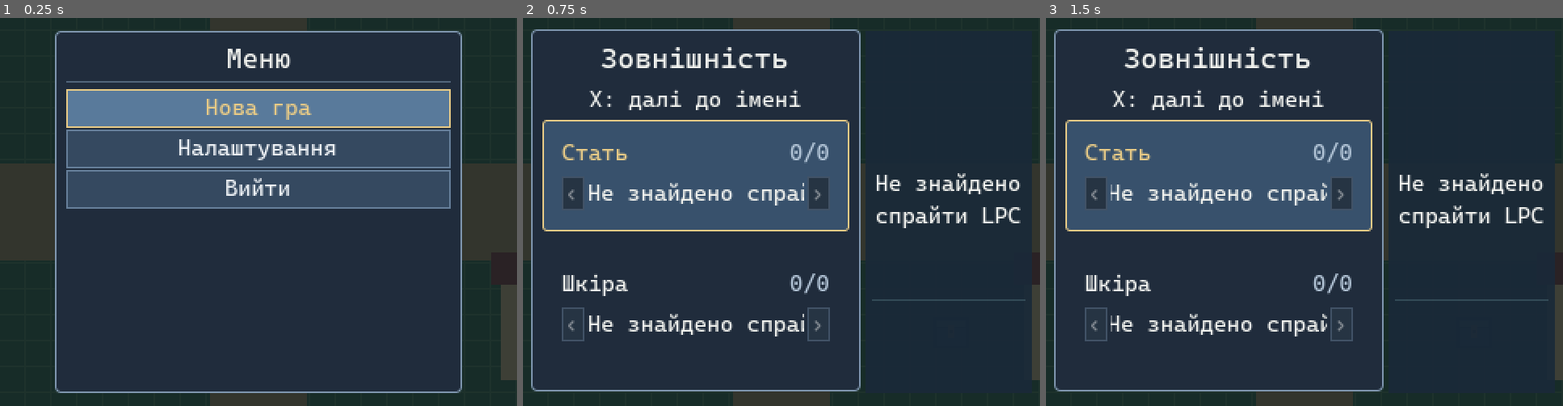
Above: before the commit, frames 1-3 (left to right).
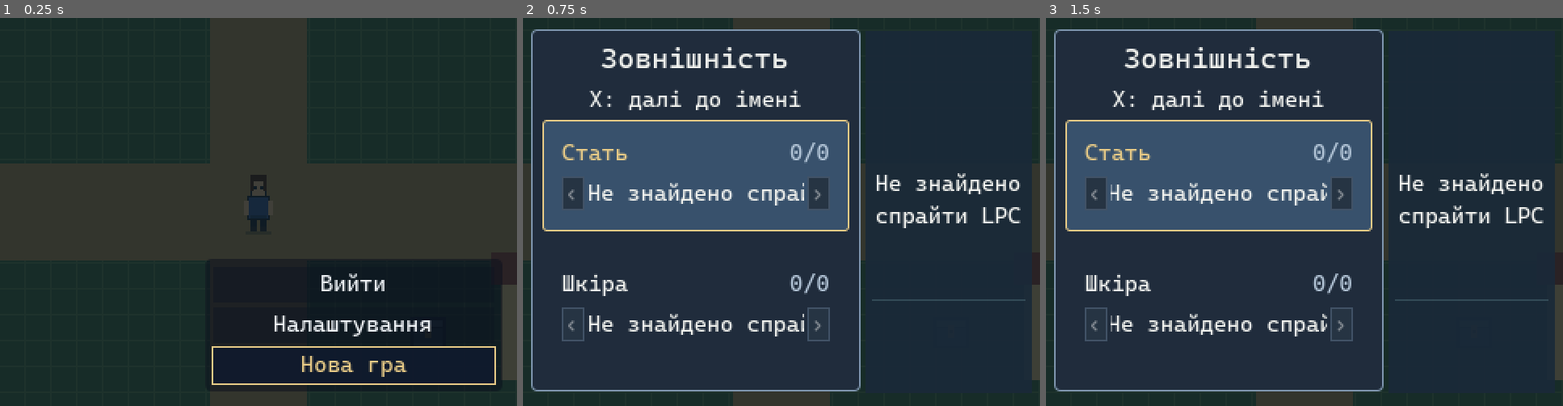
Above: after the commit, the same moments.

Repository: PylSerg/skyval-godot
Game: Godot game, scene res://prototype/camera_test.tscn
Same seed, same stepped clock (60 frames per second), same inputs: the game is played once before the commit and once after it.
Inputs (mouse positions are in pixels of both pictures, inside the frame that each line leads up to):
- Up to frame 1 (0.25 s): no input
- Up to frame 2 (0.75 s): click "Нова гра" at 0.5 s
- Up to frame 3 (1.5 s): tap Enter at 1.25 s; move the mouse to (1418, 192) at 1.27 s; click (1418, 192) at 1.42 s

The runs differ from the first frame. In frame 1, 35% of the frame differs, in the area x 10-98%, y 3-97%; in frame 2, nothing differs; in frame 3, nothing differs.

Commit message:
Render illustrated 320x240 title screen and reverse title menu vertical order

Diff:
--- a/ui/game_menu.gd
+++ b/ui/game_menu.gd
@@ -7,6 +7,10 @@
 const SaveStoreScript = preload("res://game/save_store.gd")
 const NameEntryScript = preload("res://ui/name_entry.gd")
 const FONT_PATH := "res://assets/fonts/CascadiaMono-Regular.ttf"
+const TITLE_IMAGE_PATH := "res://assets/ui/title_background.jpg"
+const TITLE_MENU_WIDTH := 184.0
+const TITLE_BUTTON_HEIGHT := 24.0
+const TITLE_BUTTON_GAP := 1.0
 const MIN_UI_FONT_SIZE := 14
 const ACTIVE_HIGHLIGHT := Color("#e7ca86")
 const NAV_DEBOUNCE_MS := 100
@@ -41,6 +45,12 @@
 var _save_store: RefCounted
 var _name_entry: CanvasLayer
 var _root: Control
+var _title_image: TextureRect
+var _shade: ColorRect
+var _panel: PanelContainer
+var _panel_style: StyleBoxFlat
+var _title_panel_style: StyleBoxFlat
+var _divider: ColorRect
 var _heading: Label
 var _main_panel: VBoxContainer
 var _settings_panel: VBoxContainer
@@ -278,15 +288,17 @@
 
 
 func _move_selection(direction: int) -> void:
-    var next_index: int = _selected_option + direction
+    # Main/title screen options are drawn bottom-to-top. Up navigates
+    # to the next logical option, which is physically above Continue.
+    var delta: int = -direction if _is_title_menu() else direction
+    var next_index: int = _selected_option + delta
     while next_index >= 0 and next_index < _visible_options.size():
         if not _menu_buttons[next_index].disabled:
             _selected_option = next_index
             _status_message = ""
             _refresh_text()
             return
-        next_index += direction
-
+        next_index += delta
 
 func _activate_option(index: int) -> void:
     if not _opened or index < 0 or index >= _visible_options.size():
@@ -734,44 +746,62 @@
     _root.mouse_filter = Control.MOUSE_FILTER_STOP
     add_child(_root)
 
-    var shade := ColorRect.new()
-    shade.color = Color(0.03, 0.08, 0.10, 0.76)
-    shade.set_anchors_and_offsets_preset(Control.PRESET_FULL_RECT)
-    shade.mouse_filter = Control.MOUSE_FILTER_IGNORE
-    _root.add_child(shade)
-
-    var panel := PanelContainer.new()
-    # Seven in-game actions fit inside the 320x240 viewport at 14px.
-    panel.position = Vector2(34, 8)
-    panel.custom_minimum_size = Vector2(252, 224)
-    panel.size = Vector2(252, 224)
-    _root.add_child(panel)
-    var panel_style := StyleBoxFlat.new()
-    panel_style.bg_color = Color("#202c3c")
-    panel_style.border_color = Color("#7e95ae")
-    panel_style.set_border_width_all(1)
-    panel_style.set_corner_radius_all(3)
-    panel_style.set_content_margin_all(7)
-    panel.add_theme_stylebox_override("panel", panel_style)
+    # A 320x240 optimized version of the supplied 4:3 title illustration.
+    _title_image = TextureRect.new()
+    _title_image.name = "TitleBackground"
+    _title_image.set_anchors_and_offsets_preset(Control.PRESET_FULL_RECT)
+    _title_image.expand_mode = TextureRect.EXPAND_IGNORE_SIZE
+    _title_image.stretch_mode = TextureRect.STRETCH_SCALE
+    _title_image.texture_filter = CanvasItem.TEXTURE_FILTER_NEAREST
+    _title_image.mouse_filter = Control.MOUSE_FILTER_IGNORE
+    if ResourceLoader.exists(TITLE_IMAGE_PATH):
+        _title_image.texture = load(TITLE_IMAGE_PATH) as Texture2D
+    else:
+        push_warning("Skyval: title art not bundled: " + TITLE_IMAGE_PATH)
+    _root.add_child(_title_image)
+
+    _shade = ColorRect.new()
+    _shade.color = Color(0.03, 0.08, 0.10, 0.76)
+    _shade.set_anchors_and_offsets_preset(Control.PRESET_FULL_RECT)
+    _shade.mouse_filter = Control.MOUSE_FILTER_IGNORE
+    _root.add_child(_shade)
+
+    _panel = PanelContainer.new()
+    _panel.position = Vector2(34, 8)
+    _panel.custom_minimum_size = Vector2(252, 224)
+    _panel.size = Vector2(252, 224)
+    _root.add_child(_panel)
+    _panel_style = StyleBoxFlat.new()
+    _panel_style.bg_color = Color("#202c3c")
+    _panel_style.border_color = Color("#7e95ae")
+    _panel_style.set_border_width_all(1)
+    _panel_style.set_corner_radius_all(3)
+    _panel_style.set_content_margin_all(7)
+    _panel.add_theme_stylebox_override("panel", _panel_style)
+
+    _title_panel_style = StyleBoxFlat.new()
+    _title_panel_style.bg_color = Color(0.04, 0.06, 0.11, 0.52)
+    _title_panel_style.set_corner_radius_all(4)
+    _title_panel_style.set_content_margin_all(4)
 
     var stack := VBoxContainer.new()
     stack.add_theme_constant_override("separation", 4)
-    panel.add_child(stack)
+    _panel.add_child(stack)
 
     _heading = _label(17)
     _heading.horizontal_alignment = HORIZONTAL_ALIGNMENT_CENTER
     stack.add_child(_heading)
 
-    var divider := ColorRect.new()
-    divider.color = Color("#52657a")
-    divider.custom_minimum_size.y = 1
-    divider.mouse_filter = Control.MOUSE_FILTER_IGNORE
-    stack.add_child(divider)
+    _divider = ColorRect.new()
+    _divider.color = Color("#52657a")
+    _divider.custom_minimum_size.y = 1
+    _divider.mouse_filter = Control.MOUSE_FILTER_IGNORE
+    stack.add_child(_divider)
 
     _main_panel = VBoxContainer.new()
     _main_panel.add_theme_constant_override("separation", 1)
     stack.add_child(_main_panel)
-    # Reuse seven buttons; hidden options occupy no space.
+    # Seven game actions share the same buttons as at most five title actions.
     for i in range(GAME_OPTIONS.size()):
         var option := _button()
         option.add_theme_font_size_override("font_size", MIN_UI_FONT_SIZE)
@@ -821,7 +851,7 @@
     _profile_hint.autowrap_mode = TextServer.AUTOWRAP_WORD_SMART
     _continue_panel.add_child(_profile_hint)
 
-    # Confirmation is kept inside the same panel, with no Back buttons.
+    # Confirmations remain modal in the framed panel.
     _confirm_panel = VBoxContainer.new()
     _confirm_panel.add_theme_constant_override("separation", 12)
     stack.add_child(_confirm_panel)
@@ -837,7 +867,6 @@
     _confirm_panel.add_child(_confirm_hint)
 
     _refresh_text()
-
 
 func _label(font_size: int) -> Label:
     var label := Label.new()
@@ -872,16 +901,46 @@
     return button
 
 
+func _is_title_menu() -> bool:
+    return _main_mode and not _settings_open and _list_mode.is_empty() and _confirm_action.is_empty()
+
+
+func _style_menu_layout() -> void:
+    var title: bool = _is_title_menu()
+    _title_image.visible = _main_mode and _title_image.texture != null
+    _shade.color = Color(0.03, 0.04, 0.08, 0.07) if title and _title_image.texture != null else Color(0.03, 0.08, 0.10, 0.76)
+    _heading.visible = not title
+    _divider.visible = not title
+    _panel.add_theme_stylebox_override("panel", _title_panel_style if title else _panel_style)
+    if title:
+        var count: int = _visible_options.size()
+        var height: float = 8.0 + TITLE_BUTTON_HEIGHT * count + TITLE_BUTTON_GAP * maxi(0, count - 1)
+        _panel.custom_minimum_size = Vector2(TITLE_MENU_WIDTH, height)
+        _panel.size = Vector2(TITLE_MENU_WIDTH, height)
+        _panel.position = Vector2(320.0 - TITLE_MENU_WIDTH - 9.0, 240.0 - height - 9.0)
+        for i in range(count):
+            _main_panel.move_child(_menu_buttons[i], 0)
+    else:
+        for i in range(_menu_buttons.size()):
+            _main_panel.move_child(_menu_buttons[i], i)
+        _panel.custom_minimum_size = Vector2(252, 224)
+        _panel.size = Vector2(252, 224)
+        _panel.position = Vector2(34, 8)
+
+
 func _update_highlight() -> void:
     for index in range(_menu_buttons.size()):
         var button: Button = _menu_buttons[index]
         var unavailable: bool = button.disabled
         var selected: bool = index == _selected_option and not unavailable
         var style := StyleBoxFlat.new()
-        style.bg_color = Color("#293748") if unavailable else (Color("#597a9b") if selected else Color("#354960"))
-        style.border_color = Color("#52657a") if unavailable else (ACTIVE_HIGHLIGHT if selected else Color("#667f9a"))
+        if _is_title_menu():
+            style.bg_color = Color(0.06, 0.10, 0.18, 0.86) if selected else Color(0.05, 0.08, 0.13, 0.45)
+            style.border_color = ACTIVE_HIGHLIGHT if selected else Color(0, 0, 0, 0)
+        else:
+            style.bg_color = Color("#293748") if unavailable else (Color("#597a9b") if selected else Color("#354960"))
+            style.border_color = Color("#52657a") if unavailable else (ACTIVE_HIGHLIGHT if selected else Color("#667f9a"))
         style.set_border_width_all(1)
-        # Seven 14px rows should remain within the 320x240 menu panel.
         style.set_content_margin_all(1)
         button.add_theme_stylebox_override("normal", style)
         button.add_theme_stylebox_override("disabled", style)
@@ -959,4 +1018,5 @@
     _confirm_panel.visible = not _confirm_action.is_empty()
     if not _list_mode.is_empty():
         _draw_profiles()
+    _style_menu_layout()
     _update_highlight()
